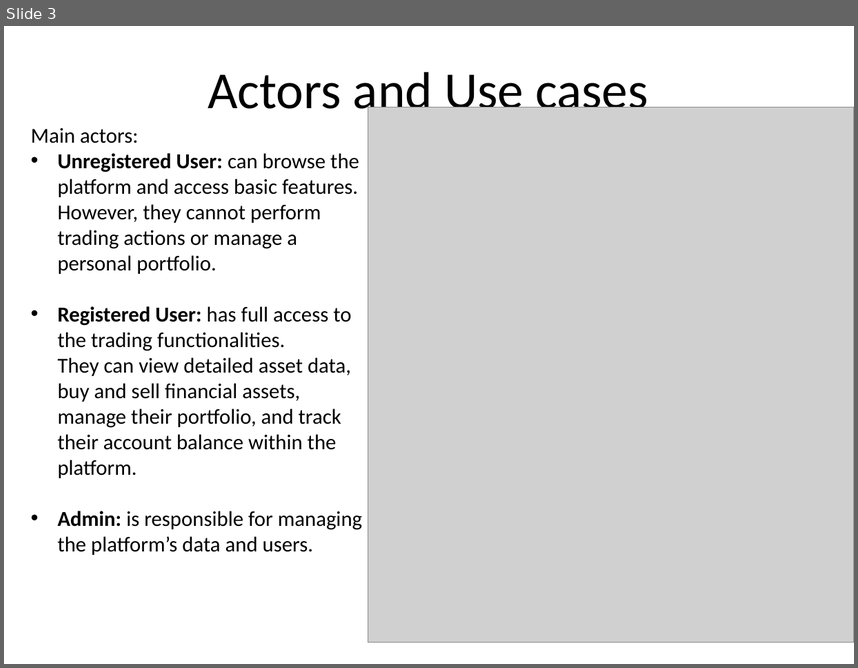
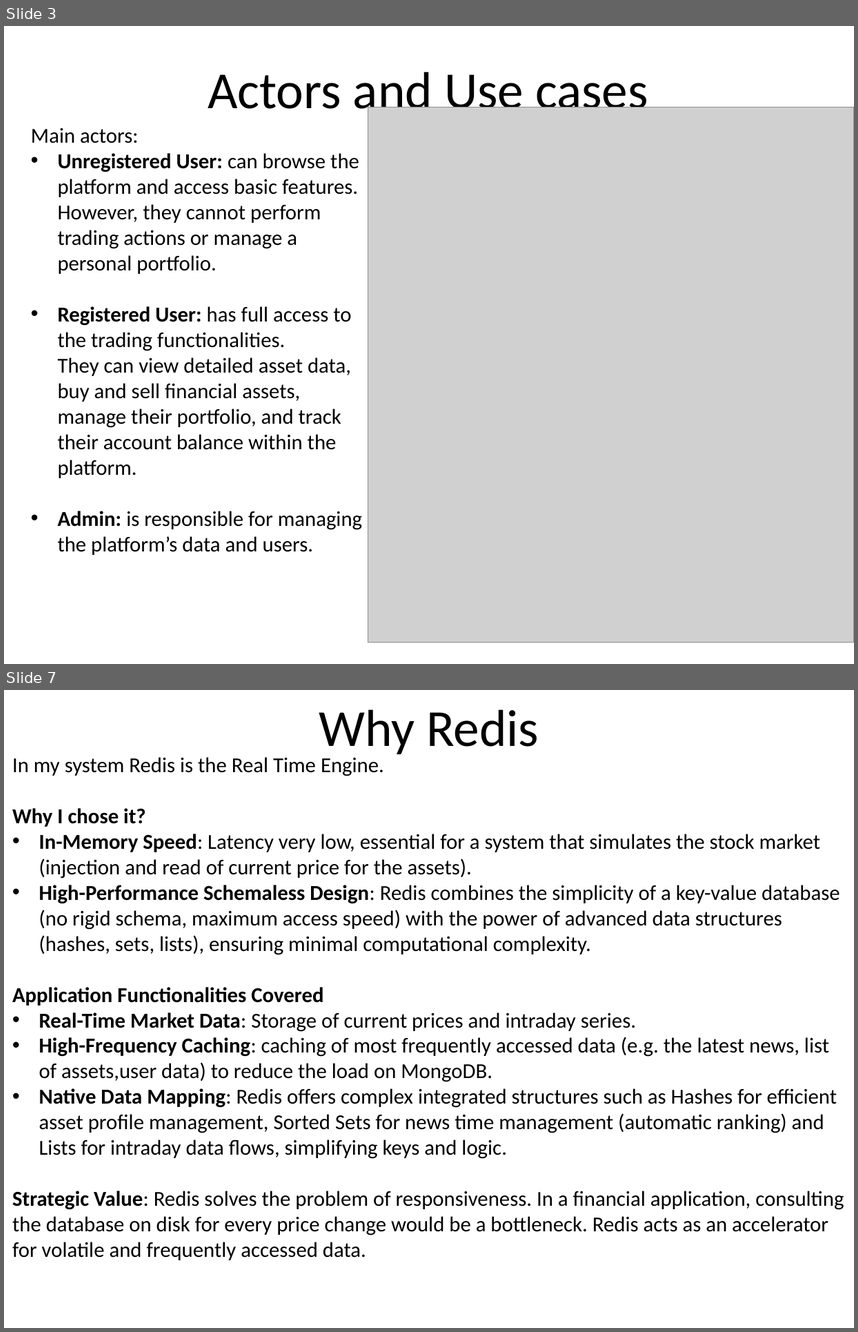
Before and after one commit to Arzazrel/Project_LSMSDB_25, a slide deck: documentation/Project_Presentation_MyFuture_Diana.pptx. Shown one above the other, each under a label of ours: slide 3 before the commit, slides 3 and 7 after it; the slides between them are not shown. The pictures are 858x668 and 858x1332 pixels, drawn with LibreOffice and Linux fonts; fonts in the diff are those of the drawing; grey boxes stand for pictures; background and template pictures are left out. Boxes give left, top, right and bottom in pixels: in the first picture for what was removed or moved away, otherwise in the second. Text is boxed around its words. In the diff, an @@ line names an element or a change of style, - is before the commit and + after.

```diff
--- a/documentation/Project_Presentation_MyFuture_Diana.pptx
+++ b/documentation/Project_Presentation_MyFuture_Diana.pptx
@@ slide 7 added at (4,690,854,1328), background #FFFFFF @@
@@ title added at (319,709,539,758), 44 pt, text #000000 @@
+Why Redis
@@ text added at (12,757,844,1260), 18 pt, text #000000 @@
+In my system Redis is the Real Time Engine.
+Why I chose it?
+• In-Memory Speed: Latency very low, essential for a system that simulates the stock market (injection and read of current price for the assets).
+• High-Performance Schemaless Design: Redis combines the simplicity of a key-value database (no rigid schema, maximum access speed) with the power of advanced data structures (hashes, sets, lists), ensuring minimal computational complexity.
+Application Functionalities Covered
+• Real-Time Market Data: Storage of current prices and intraday series.
+• High-Frequency Caching: caching of most frequently accessed data (e.g. the latest news, list of assets,user data) to reduce the load on MongoDB.
+• Native Data Mapping: Redis offers complex integrated structures such as Hashes for efficient asset profile management, Sorted Sets for news time management (automatic ranking) and Lists for intraday data flows, simplifying keys and logic.
+Strategic Value: Redis solves the problem of responsiveness. In a financial application, consulting the database on disk for every price change would be a bottleneck. Redis acts as an accelerator for volatile and frequently accessed data.
```
Also in this commit, not shown: 7 slides changed, 36 other slides added, 19 slides removed, 2 other files.
